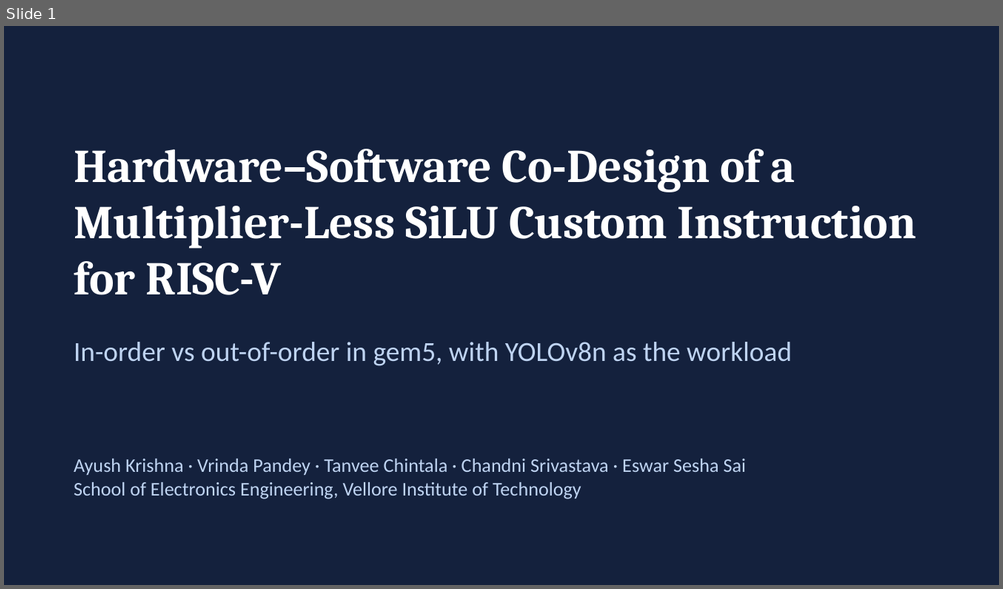
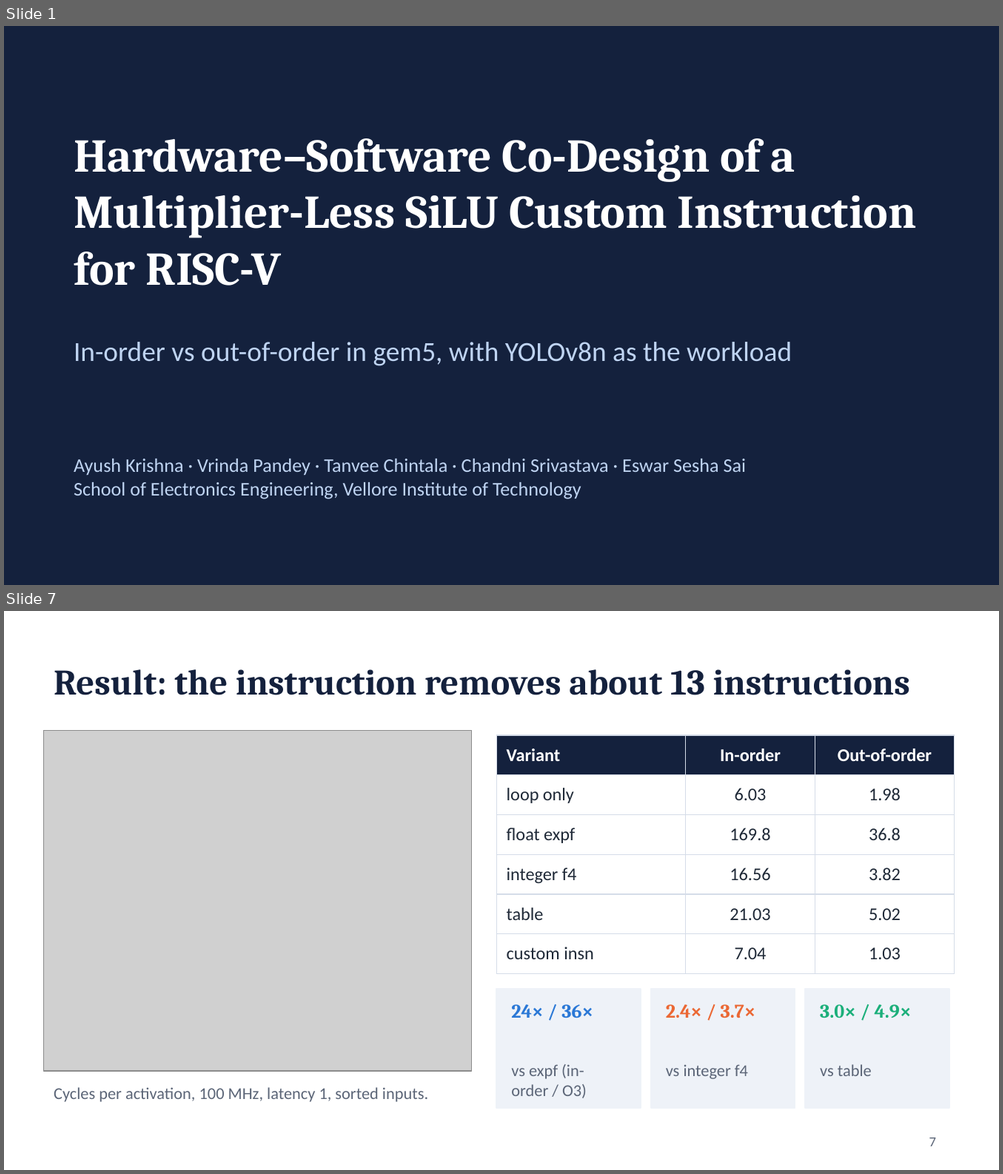
Before and after one commit to normie2099/SiLU-Architecture, a slide deck: results/slides/SiLU_class_presentation.pptx. Shown one above the other, each under a label of ours: slide 1 before the commit, slides 1 and 7 after it; the slides between them are not shown. The pictures are 1003x589 and 1003x1174 pixels, drawn with LibreOffice and Linux fonts; fonts in the diff are those of the drawing; grey boxes stand for pictures. Boxes give left, top, right and bottom in pixels: in the first picture for what was removed or moved away, otherwise in the second. Text is boxed around its words. In the diff, an @@ line names an element or a change of style, - is before the commit and + after.

Commit message:
Slides: full 19-slide deck with all figures and method explanations

```diff
--- a/results/slides/SiLU_class_presentation.pptx
+++ b/results/slides/SiLU_class_presentation.pptx
@@ slide 7 added at [4,611,999,1170], background #FFFFFF @@
@@ title added at [54,669,910,695], 26 pt, text #14213D, bold @@
+Result: the instruction removes about 13 instructions
@@ picture added at [44,730,472,1071] @@
@@ table added at [496,735,954,963], 6 rows, 3 columns @@
+Variant | In-order | Out-of-order
+loop only | 6.03 | 1.98
+float expf | 169.8 | 36.8
+integer f4 | 16.56 | 3.82
+table | 21.03 | 5.02
+custom insn | 7.04 | 1.03
@@ rectangle added at [496,989,640,1108], fill #EEF2F8, outline #EEF2F8 1 pt @@
@@ text added at [511,1005,593,1018], 14 pt, text #2A78D6, bold @@
+24× / 36×
@@ rectangle added at [651,989,794,1108], fill #EEF2F8, outline #EEF2F8 1 pt @@
@@ text added at [666,1005,756,1018], 14 pt, text #EB6834, bold @@
+2.4× / 3.7×
@@ rectangle added at [805,989,949,1108], fill #EEF2F8, outline #EEF2F8 1 pt @@
@@ text added at [819,1005,911,1018], 14 pt, text #1BAF7A, bold @@
+3.0× / 4.9×
@@ text added at [511,1065,586,1099], 12 pt, text #5B6577 @@
+vs expf (in-order / O3)
@@ text added at [666,1065,748,1079], 12 pt, text #5B6577 @@
+vs integer f4
@@ text added at [819,1065,871,1076], 12 pt, text #5B6577 @@
+vs table
@@ text added at [54,1088,428,1102], 12 pt, text #5B6577 @@
+Cycles per activation, 100 MHz, latency 1, sorted inputs.
@@ page number added at [929,1138,936,1147], 10 pt, text #5B6577 @@
+7
@@ slide 1 changed as well @@
@@ text "Hardware–Software Co-Design of a Multiplier-Less ...": place and size @@
-text "Hardware–Software Co-Design of a Multiplier-Less ..." at [74,149,916,295]
+text "Hardware–Software Co-Design of a Multiplier-Less ..." at [74,138,916,286]
```
Also in this commit, not shown: 5 other slides changed, 12 other slides added, 7 slides removed, 1 other file.
